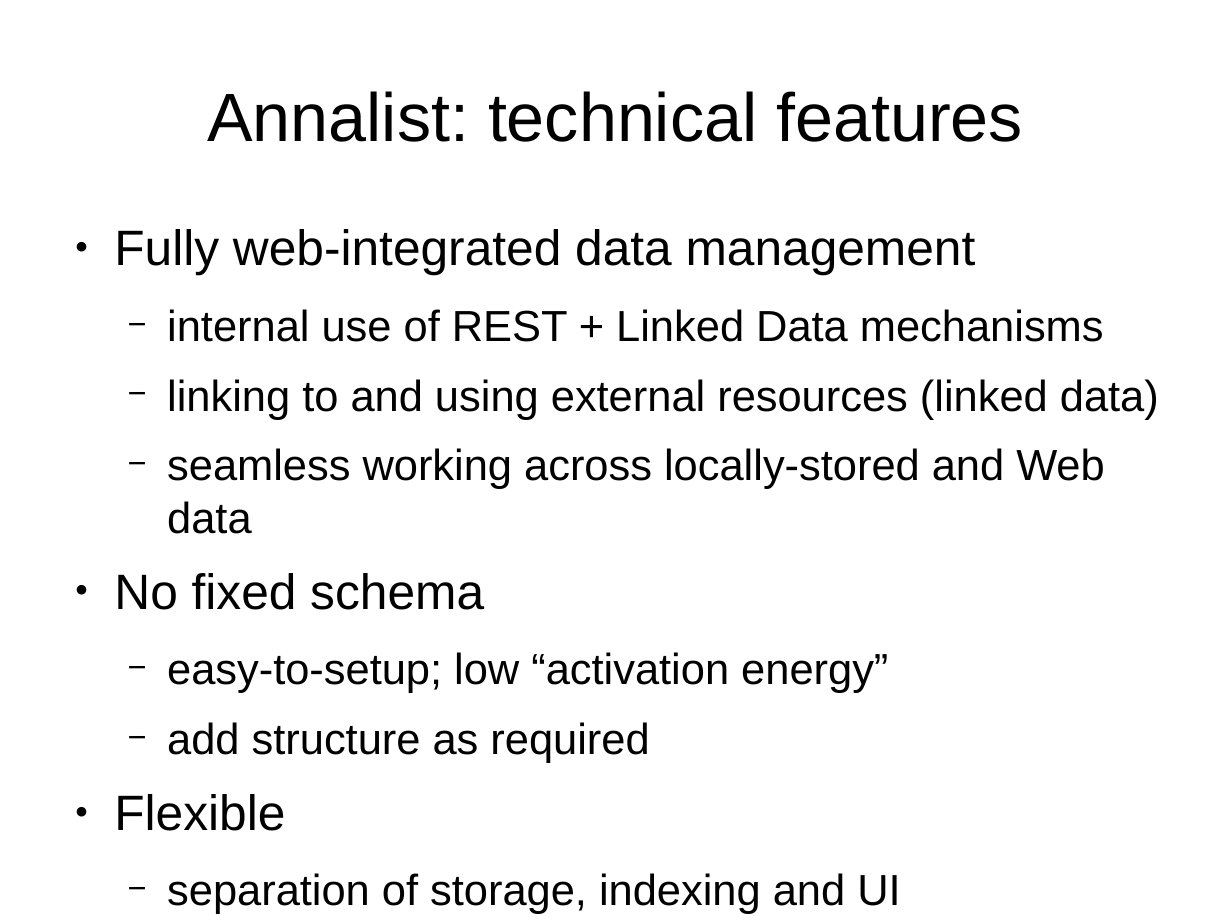
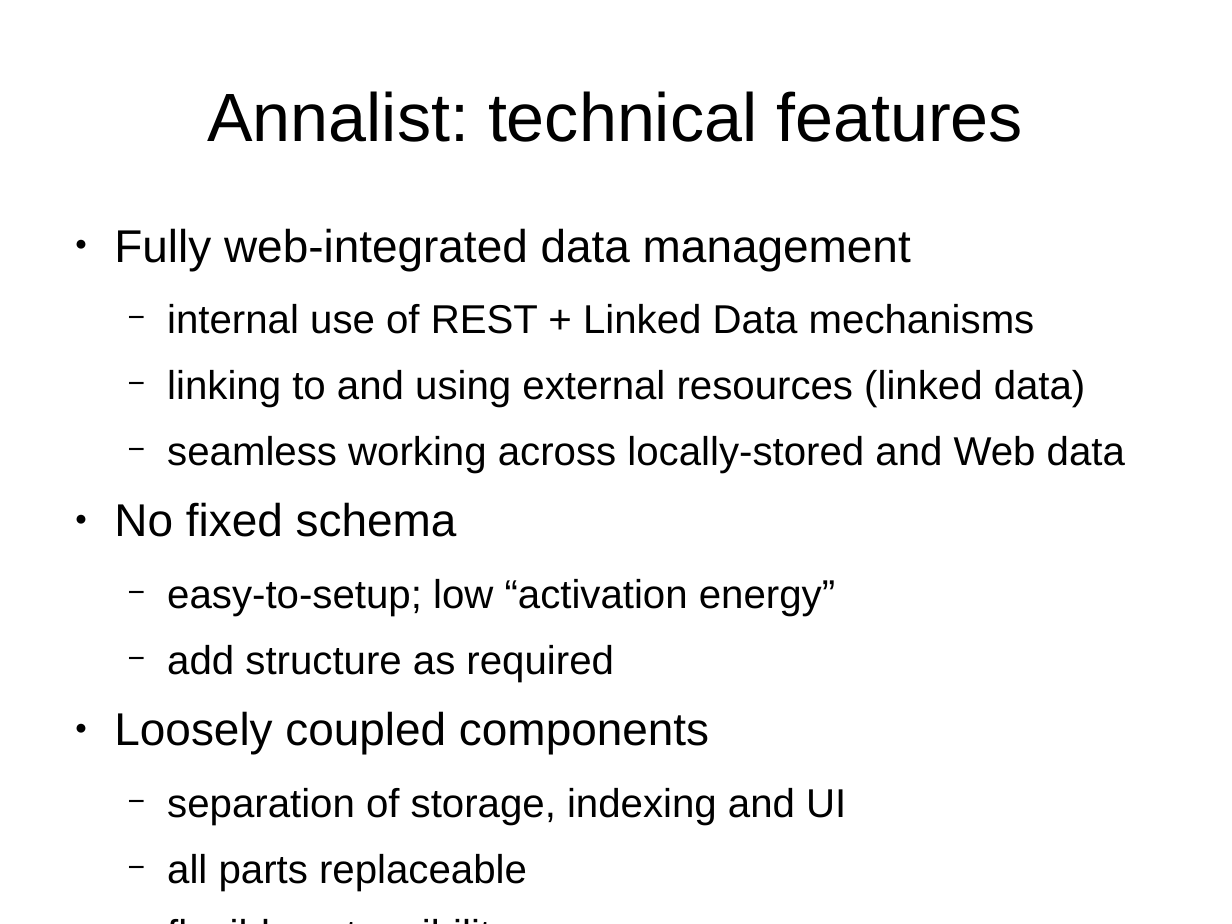
Before and after one commit to gklyne/annalist, a slide deck: slide 8 of presentations/annalist-pitch.odp. Drawn at 1232x924 pixels with LibreOffice and Linux fonts; fonts in the diff are those of the drawing. Boxes give left, top, right and bottom in pixels: in the first picture for what was removed or moved away, otherwise in the second. Text is boxed around its words. In the diff, an @@ line names an element or a change of style, - is before the commit and + after.

```diff
--- a/presentations/annalist-pitch.odp
+++ b/presentations/annalist-pitch.odp
@@ text at (114,228,1125,891): paragraph added @@
+  − flexible extensibility
@@ text at (114,228,1125,891): size 32 to 29.6 pt in "Fully web-integrated data management", "No fixed schema"; size 28 to 25.9 pt in "internal use of REST + Linked Data ...", "linking to and using external resources (linked ...", "seamless working across locally-stored and Web data", "easy-to-setup; low “activation energy”" and 3 more places @@
@@ text at (114,711,709,754): text changed; size 32 to 29.6 pt @@
-● Flexible
+● Loosely coupled components
```
Also in this commit, not shown: 4 other slides changed.
